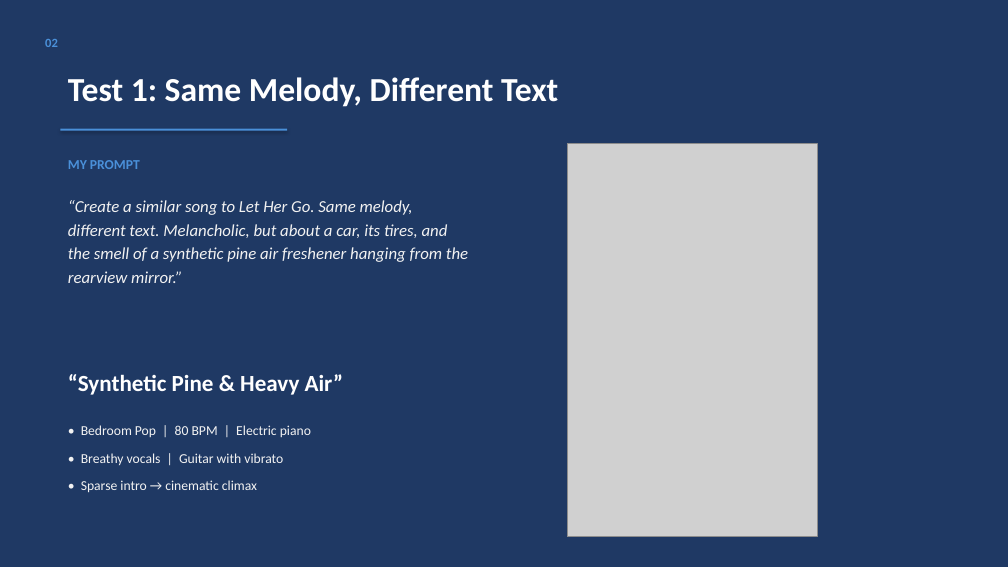
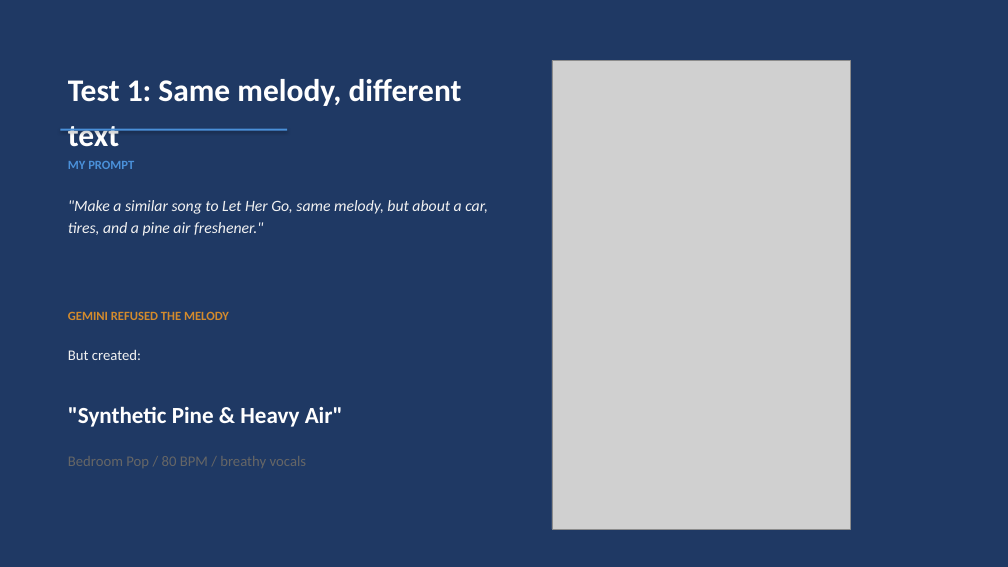
Before and after one commit to Elias-Schwegler/PHKI, a slide deck: slide 3 of Assignment_1_AI_Music_Generation/PHKI_Assignment1_Presentation.pptx. Drawn at 1008x567 pixels with LibreOffice and Linux fonts; fonts in the diff are those of the drawing; grey boxes stand for pictures. Boxes give left, top, right and bottom in pixels: in the first picture for what was removed or moved away, otherwise in the second. Text is boxed around its words. In the diff, an @@ line names an element or a change of style, - is before the commit and + after.

```diff
--- a/Assignment_1_AI_Music_Generation/PHKI_Assignment1_Presentation.pptx
+++ b/Assignment_1_AI_Music_Generation/PHKI_Assignment1_Presentation.pptx
@@ text removed at [45,39,58,47] @@
-02
@@ text at [68,79,462,147]: text changed; size 32 to 30 pt @@
-Test 1: Same Melody, Different Text
+Test 1: Same melody, different text
@@ picture: place and size @@
-picture at [567,144,817,537]
+picture at [552,60,851,529]
@@ text "MY PROMPT" at [68,161,134,169]: size 13 to 12 pt; line spacing 16.9pt to 16pt; less space between paragraphs @@
@@ text at [68,200,488,236]: text changed; size 16 to 15 pt @@
-“Create a similar song to Let Her Go. Same melody, different text. Melancholic, but about a car, its tires, and the smell of a synthetic pine air freshener hanging from the rearview mirror.”
+"Make a similar song to Let Her Go, same melody, but about a car, tires, and a pine air freshener."
@@ text added at [68,311,229,320], 12 pt, text #D48B2C, bold @@
+GEMINI REFUSED THE MELODY
@@ text added at [68,349,141,360], 14 pt, text #F2F2F2 @@
+But created:
@@ text at [68,406,343,427]: text changed @@
-“Synthetic Pine & Heavy Air”
+"Synthetic Pine & Heavy Air"
@@ text at [68,456,307,468]: text changed; size 13 to 14 pt; text colour #F2F2F2 to #666666 @@
-• Bedroom Pop | 80 BPM | Electric piano
-• Breathy vocals | Guitar with vibrato
-• Sparse intro → cinematic climax
+Bedroom Pop / 80 BPM / breathy vocals
```
Also in this commit, not shown: 3 other slides changed, 3 slides added, 5 slides removed, 1 other file.
